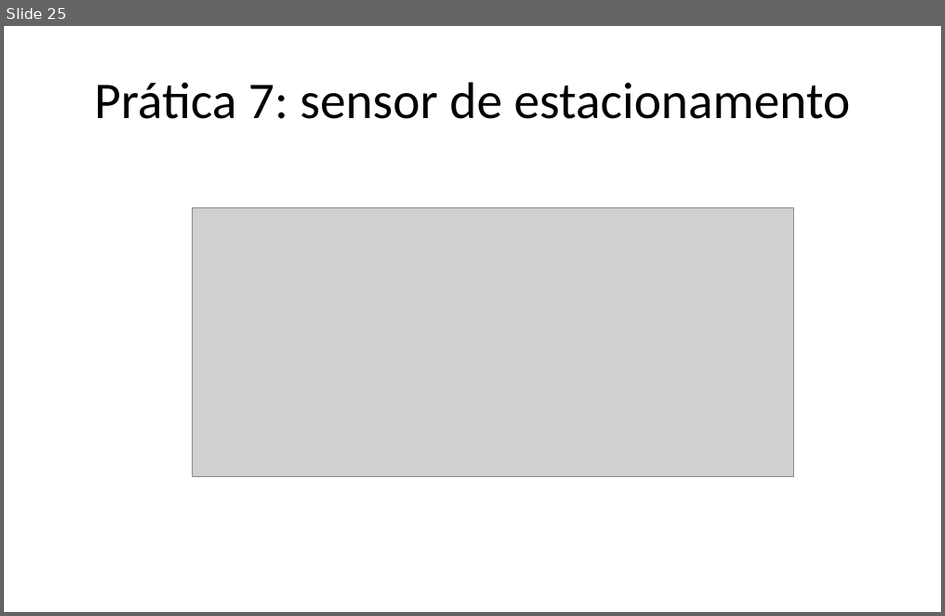
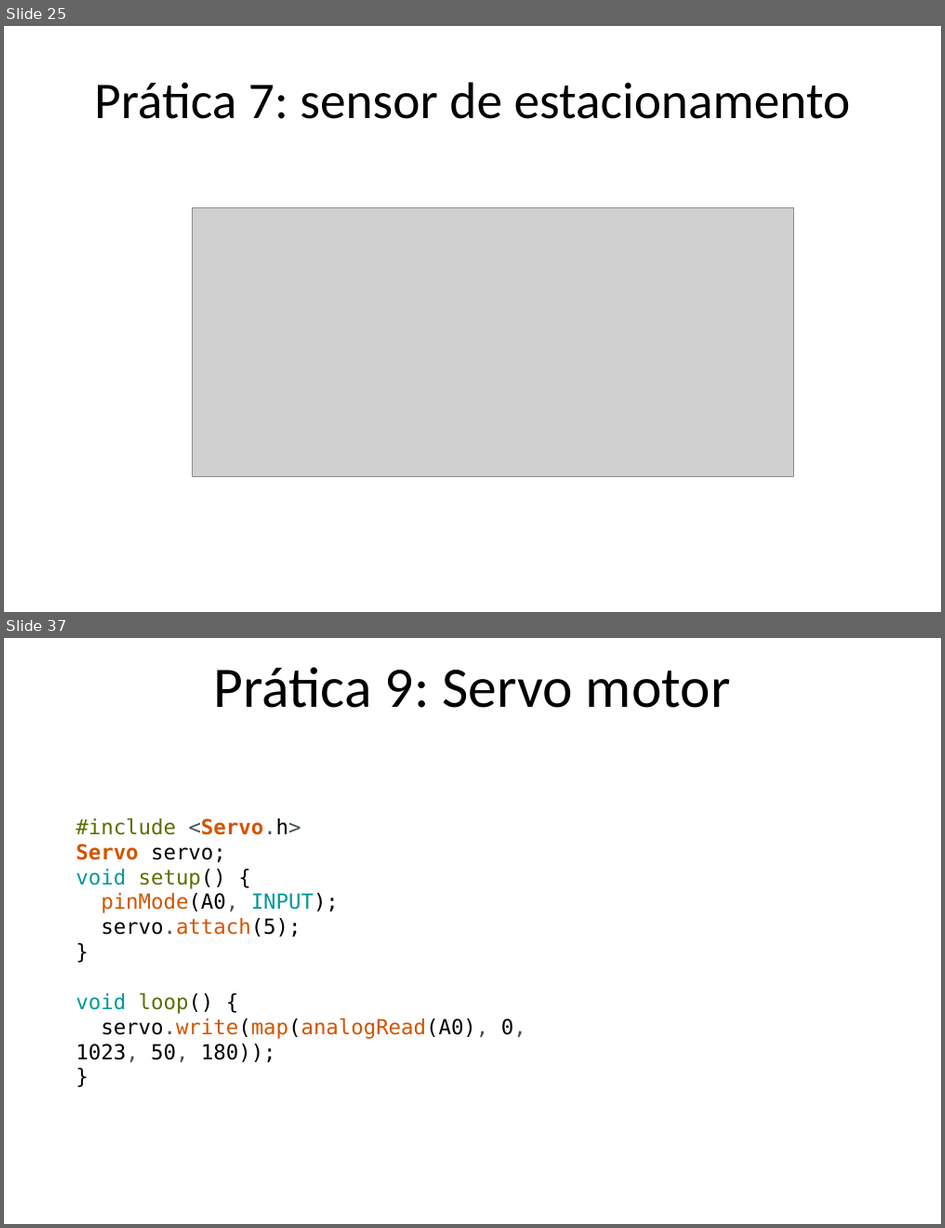
Before and after one commit to Gabrielgps25/Voluntariado-Arduino-Alpha, a slide deck: apresentacaoDeApoioArduinoIVoluntarios.pptx. Shown one above the other, each under a label of ours: slide 25 before the commit, slides 25 and 37 after it; the slides between them are not shown. The pictures are 945x616 and 945x1228 pixels, drawn with LibreOffice and Linux fonts; fonts in the diff are those of the drawing; grey boxes stand for pictures. Boxes give left, top, right and bottom in pixels: in the first picture for what was removed or moved away, otherwise in the second. Text is boxed around its words. In the diff, an @@ line names an element or a change of style, - is before the commit and + after.

Commit message:
Melhora ppt e adiciona pratica do servoMotor

```diff
--- a/apresentacaoDeApoioArduinoIVoluntarios.pptx
+++ b/apresentacaoDeApoioArduinoIVoluntarios.pptx
@@ slide 37 added at (4,638,941,1224), background #FFFFFF @@
@@ title added at (214,667,731,708), 44 pt, text #000000 @@
+Prática 9: Servo motor
@@ text added at (76,818,527,1062), 16 pt, text #000000 @@
+#include <Servo.h>
+Servo servo;
+void setup() {
+pinMode(A0, INPUT);
+servo.attach(5);
+}
+void loop() {
+servo.write(map(analogRead(A0), 0, 1023, 50, 180));
+}
```
Also in this commit, not shown: 21 slides changed, 2 other slides added, 2 other files.
